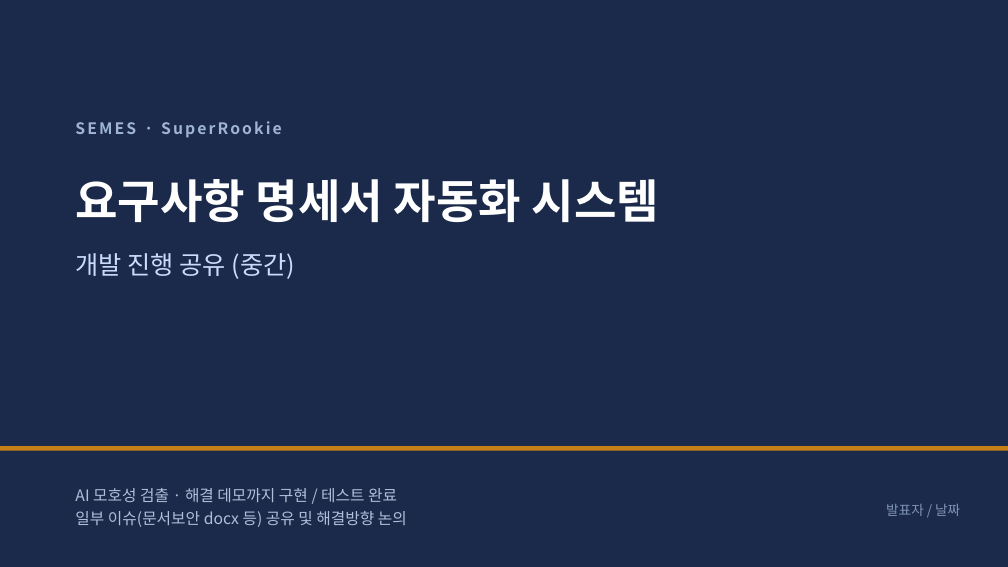
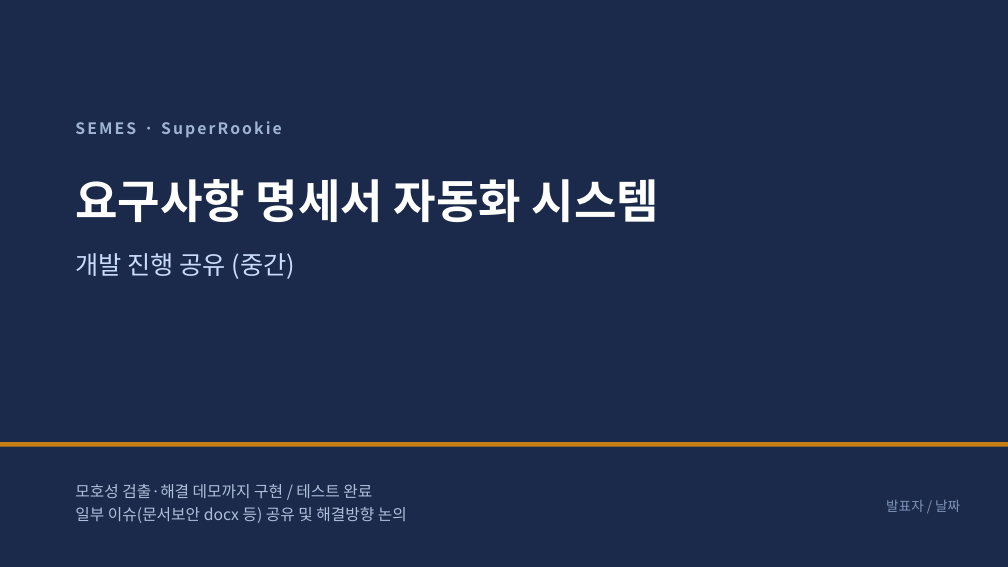
Before and after one commit to jihunhan98/semes-superrookie, a slide deck: slide 1 of docs/진행공유_요구사항자동화.pptx. Drawn at 1008x567 pixels with LibreOffice and Linux fonts; fonts in the diff are those of the drawing. Boxes give left, top, right and bottom in pixels: in the first picture for what was removed or moved away, otherwise in the second. Text is boxed around its words. In the diff, an @@ line names an element or a change of style, - is before the commit and + after.

```diff
--- a/docs/진행공유_요구사항자동화.pptx
+++ b/docs/진행공유_요구사항자동화.pptx
@@ rectangle: place and size @@
-rectangle at box(0, 446, 1008, 451)
+rectangle at box(0, 442, 1008, 447)
@@ text at box(75, 484, 372, 498): text changed @@
-AI 모호성 검출 · 해결 데모까지 구현 / 테스트 완료
+모호성 검출·해결 데모까지 구현 / 테스트 완료
@@ text "발표자 / 날짜": place and size @@
-text "발표자 / 날짜" at box(886, 504, 960, 516)
+text "발표자 / 날짜" at box(886, 500, 960, 512)
```
Also in this commit, not shown: 5 other slides changed, 5 slides added, 4 slides removed, 3 other files.
